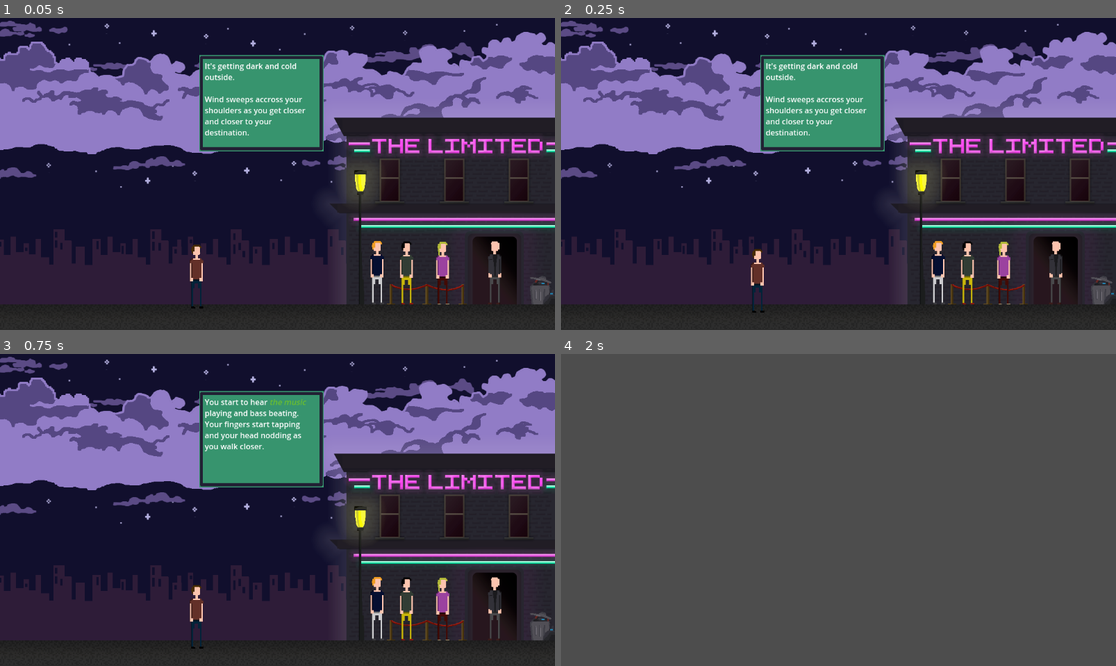
Above: before the commit, frames 1-4 (two rows, left to right).
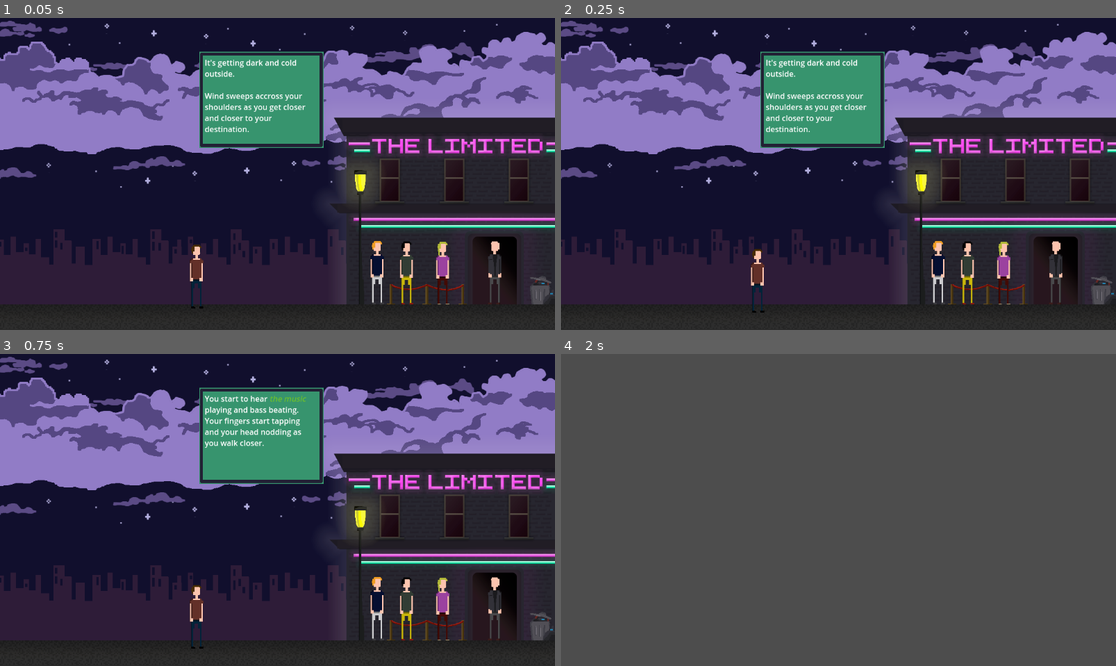
Above: after the commit, the same moments.

Repository: LudumSJB/The-Limited
Game: Godot game, scene res://scenes/root.tscn
Same seed, same stepped clock (60 frames per second), same inputs: the game is played once before the commit and once after it.
Inputs:
- Up to frame 1 (0.05 s): no input
- Up to frame 2 (0.25 s): no input
- Up to frame 3 (0.75 s): tap Enter (ui_accept) at 0.5 s; hold D (right) from 0.53 s (still down); tap Space (action_button) at 0.6 s
- Up to frame 4 (2 s): keep holding D (right); tap Enter (ui_accept) at 0.77, 1.07, 1.25, 1.52, 1.55, 1.82 s; tap N (next_level) at 0.8, 1.35 s

The runs differ from the first frame. In frame 1, 2.0% of the frame differs, in the area x 35-59%, y 10-43%; in frame 2, 2.0%; in frame 3, 2.1%; in frame 4, nothing differs.
Error before the commit: Invalid access of index '2' on a base object of type: 'Array'. (res://scenes/root.tscn::GDScript_vgccy:40)
Error after the commit: Invalid access of index '1' on a base object of type: 'Array[AudioStreamPlayer2D]'. (res://scripts/dialog_system.gd:144)

Commit message:
fix some scripts paths

Diff:
--- a/scenes/dialog_system.tscn
+++ b/scenes/dialog_system.tscn
@@ -10,13 +10,13 @@
 script = ExtResource("1_g4nlg")
 
 [node name="dialogPosition0" type="Node2D" parent="."]
-position = Vector2(543, 177)
+position = Vector2(543, 170)
 
 [node name="dialogPosition2" type="Node2D" parent="."]
-position = Vector2(246, 405)
+position = Vector2(246, 230)
 
 [node name="dialogPosition1" type="Node2D" parent="."]
-position = Vector2(880, 405)
+position = Vector2(880, 230)
 
 [node name="Sprite2D" type="Sprite2D" parent="."]
 position = Vector2(235, 447)
--- a/scenes/level2.tscn
+++ b/scenes/level2.tscn
@@ -1,6 +1,7 @@
 [gd_scene load_steps=9 format=3 uid="uid://ctlw8404m37lt"]
 
 [ext_resource type="Texture2D" uid="uid://b8holljqla57r" path="res://assets/images/background_hotdog.png" id="1_66f5f"]
+[ext_resource type="Script" path="res://scripts/level2.gd" id="1_qstgb"]
 [ext_resource type="PackedScene" uid="uid://bd36h1vyy37d5" path="res://scenes/dialog_system.tscn" id="2_6ig56"]
 [ext_resource type="Texture2D" uid="uid://y8nlnxed1dhu" path="res://assets/images/face_01.png" id="3_5dw1c"]
 [ext_resource type="Texture2D" uid="uid://bxroqdmin4ebs" path="res://assets/images/face_03.png" id="4_qe2ku"]
@@ -8,39 +9,8 @@
 [ext_resource type="PackedScene" uid="uid://b6l61udpegwlt" path="res://scenes/TimingAccuracyBar.tscn" id="6_iaaju"]
 [ext_resource type="AudioStream" uid="uid://wjrks27kv2mn" path="res://assets/sounds/music_placeholder3.wav" id="8_qf0iq"]
 
-[sub_resource type="GDScript" id="GDScript_7cv7a"]
-script/source = "extends Node2D
-
-signal play_minigame
-
-@onready var timing_accuracy_bar = $TimingAccuracyBar
-
-@export var triesToWin: int = 5
-
-var root: Node
-
-
-func _ready():
-	root = get_node(\"..\")
-
-func _on_play_minigame():
-	timing_accuracy_bar.activateMinigame()
-
-
-func _on_timing_accuracy_bar_not_on_time():
-	root.AddScore(-5)
-	pass
-
-
-func _on_timing_accuracy_bar_on_time():
-	triesToWin -= 1
-	root.AddScore(10)
-	if triesToWin == 0:
-		print(\"minigame won! continue.\")
-"
-
 [node name="level2" type="Node2D"]
-script = SubResource("GDScript_7cv7a")
+script = ExtResource("1_qstgb")
 
 [node name="Sprite2D" type="Sprite2D" parent="."]
 position = Vector2(576, 324)
--- a/scenes/player.tscn
+++ b/scenes/player.tscn
@@ -1,51 +1,8 @@
 [gd_scene load_steps=5 format=3 uid="uid://wkjqrijamgh"]
 
 [ext_resource type="Texture2D" uid="uid://p6utjqrntdkq" path="res://assets/images/hero.png" id="1_ejgm5"]
+[ext_resource type="Script" path="res://scripts/player.gd" id="1_wfxt1"]
 [ext_resource type="AudioStream" uid="uid://dap1fkj6cihyr" path="res://assets/sounds/steps.wav" id="3_42w1b"]
-
-[sub_resource type="GDScript" id="GDScript_5512p"]
-script/source = "extends CharacterBody2D
-
-@onready var dialog_system = $\"../dialogSystem\"
-@onready var steps = $steps
-@onready var sprite_2d = $Sprite2D
-
-const SPEED = 200.0
-const JUMP_VELOCITY = -400.0
-
-# Get the gravity from the project settings to be synced with RigidBody nodes.
-var gravity = ProjectSettings.get_setting(\"physics/2d/default_gravity\")
-var root: Node
-
-func _ready():
-	root = get_node(\"../..\")
-
-func _physics_process(delta):
-	# Add the gravity.
-	if not is_on_floor():
-		velocity.y += gravity * delta
-
-	# Handle Jump.
-#	if Input.is_action_just_pressed(\"ui_accept\") and is_on_floor():
-#		velocity.y = JUMP_VELOCITY
-
-	# Get the input direction and handle the movement/deceleration.
-	if !dialog_system.is_active:
-		var direction = Input.get_axis(\"left\", \"right\")
-		if direction:
-			velocity.x = direction * SPEED
-			if !steps.playing:
-				steps.play()
-			if direction < 0:
-				sprite_2d.flip_h = true
-			elif direction > 0:
-				sprite_2d.flip_h = false
-		else:
-			velocity.x = move_toward(velocity.x, 0, SPEED)
-			steps.stop()
-
-	move_and_slide()
-"
 
 [sub_resource type="RectangleShape2D" id="RectangleShape2D_wnjjm"]
 size = Vector2(27, 132)
@@ -53,7 +10,7 @@
 [node name="player" type="CharacterBody2D"]
 collision_layer = 2
 collision_mask = 2
-script = SubResource("GDScript_5512p")
+script = ExtResource("1_wfxt1")
 
 [node name="CollisionShape2D" type="CollisionShape2D" parent="."]
 position = Vector2(-0.5, 0)
--- a/scenes/root.tscn
+++ b/scenes/root.tscn
@@ -1,65 +1,10 @@
 [gd_scene load_steps=3 format=3 uid="uid://cfx40oo0d2mdr"]
 
+[ext_resource type="Script" path="res://scripts/root.gd" id="1_6s4h7"]
 [ext_resource type="PackedScene" uid="uid://b02ncl0w3nne2" path="res://scenes/level1.tscn" id="2_b7jq3"]
 
-[sub_resource type="GDScript" id="GDScript_vgccy"]
-script/source = "extends Node2D
-
-signal change_to_next_scene
-
-@onready var root = $\".\"
-
-var current_level: int = 0
-var levels = [
-	\"level1\",
-	\"level2\"
-]
-
-# store global vars here that need to stay between scenes
-var game_score = 0
-
-
-# Called when the node enters the scene tree for the first time.
-func _ready():
-	pass
-
-
-# Called every frame. 'delta' is the elapsed time since the previous frame.
-func _process(_delta):
-	if Input.is_action_just_pressed(\"exit\"):
-		get_tree().quit()
-
-	if Input.is_action_just_pressed(\"next_level\"):
-		next_level()
-
-func next_level():
-	# change level node to next one
-
-	# remove current level node
-	var levelname = levels[current_level]
-	var levelNode = get_node(levelname)
-	levelNode.queue_free()
-
-	# instantiate next level node
-	current_level += 1
-	levelname = levels[current_level]
-	var new_scene = load(\"res://scenes/\" + levelname + \".tscn\").instantiate()
-	add_child(new_scene)
-	move_child(new_scene, 0)
-
-func _on_change_to_next_scene():
-	next_level()
-
-func AddScore(amount: int):
-	game_score += amount
-
-func GameOver():
-	# TODO: show game over screen.
-	print(\"game over!\")
-"
-
 [node name="root" type="Node2D"]
-script = SubResource("GDScript_vgccy")
+script = ExtResource("1_6s4h7")
 
 [node name="level1" parent="." instance=ExtResource("2_b7jq3")]
 
--- a/scripts/AreaHitter.gd
+++ b/scripts/AreaHitter.gd
@@ -14,7 +14,7 @@
 	pass # Replace with function body.
 
 # Called every frame. 'delta' is the elapsed time since the previous frame.
-func _process(delta):
+func _process(_delta):
 	if is_active:
 		check_if_player_can_hit()
 
--- a/scripts/dialog_system.gd
+++ b/scripts/dialog_system.gd
@@ -32,12 +32,14 @@
 var change_scene_after_dialog_close: bool = false
 var close_dialog_after_dialog_close: bool = false
 var play_minigame_after_dialog_close: bool = false
-var play_sound_index: int = -1
-var play_sound: bool = false
+
+var timeout_press_time = 0.1
+var timeout_press = 0
 
 var root: Node
 
 func _ready():
+	print("_ready")
 	loadDialogs()
 	root = get_node("../..")
 	if showDialogAtSceneStart:
@@ -48,26 +50,28 @@
 	sounds.append(talking_2)
 
 # Called every frame. 'delta' is the elapsed time since the previous frame.
-func _process(_delta):
+func _process(delta):
+	if timeout_press >= 0:
+		timeout_press -= delta
 	if is_active:
-		if Input.is_action_just_released("action_button"):
+		if timeout_press <= 0 && Input.is_action_just_released("action_button"):
+			print("action_button pressed")
 			if change_scene_after_dialog_close:
+				print("change_scene_after_dialog_close")
 				root.emit_signal("change_to_next_scene")
 				change_scene_after_dialog_close = false
 				return
 			if close_dialog_after_dialog_close:
+				print("close_dialog_after_dialog_close")
 				hideText()
 				close_dialog_after_dialog_close = false
 				return
 			if play_minigame_after_dialog_close:
+				print("play_minigame_after_dialog_close")
 				hideText()
 				startMinigame()
 				play_minigame_after_dialog_close = false
 				return
-			if play_sound && play_sound_index != -1:
-				play_sound = false
-				var sound = sounds[play_sound_index]
-				sound.play()
 			nextText()
 
 func startMinigame():
@@ -84,6 +88,8 @@
 	dialogs = obj
 
 func nextText():
+	timeout_press = timeout_press_time
+	print("nextText")
 	current_dialog += 1
 	if current_dialog < dialogs.size():
 		showText(dialogs[current_dialog])
@@ -135,5 +141,6 @@
 			if !dialog.has("sound"):
 				print("no sound set!")
 				return
-			play_sound_index = dialog.sound
-			play_sound = true
+			var sound = sounds[dialog.sound]
+			print("playing sound: ", sound.name)
+			sound.play()
--- /dev/null
+++ b/scripts/level2.gd
@@ -0,0 +1,28 @@
+extends Node2D
+
+signal play_minigame
+
+@onready var timing_accuracy_bar = $TimingAccuracyBar
+
+@export var triesToWin: int = 5
+
+var root: Node
+
+
+func _ready():
+	root = get_node("..")
+
+func _on_play_minigame():
+	timing_accuracy_bar.activateMinigame()
+
+
+func _on_timing_accuracy_bar_not_on_time():
+	root.AddScore(-5)
+	pass
+
+
+func _on_timing_accuracy_bar_on_time():
+	triesToWin -= 1
+	root.AddScore(10)
+	if triesToWin == 0:
+		print("minigame won! continue.")
--- /dev/null
+++ b/scripts/player.gd
@@ -0,0 +1,41 @@
+extends CharacterBody2D
+
+@onready var dialog_system = $"../dialogSystem"
+@onready var steps = $steps
+@onready var sprite_2d = $Sprite2D
+
+const SPEED = 200.0
+const JUMP_VELOCITY = -400.0
+
+# Get the gravity from the project settings to be synced with RigidBody nodes.
+var gravity = ProjectSettings.get_setting("physics/2d/default_gravity")
+var root: Node
+
+func _ready():
+	root = get_node("../..")
+
+func _physics_process(delta):
+	# Add the gravity.
+	if not is_on_floor():
+		velocity.y += gravity * delta
+
+	# Handle Jump.
+#	if Input.is_action_just_pressed("ui_accept") and is_on_floor():
+#		velocity.y = JUMP_VELOCITY
+
+	# Get the input direction and handle the movement/deceleration.
+	if !dialog_system.is_active:
+		var direction = Input.get_axis("left", "right")
+		if direction:
+			velocity.x = direction * SPEED
+			if !steps.playing:
+				steps.play()
+			if direction < 0:
+				sprite_2d.flip_h = true
+			elif direction > 0:
+				sprite_2d.flip_h = false
+		else:
+			velocity.x = move_toward(velocity.x, 0, SPEED)
+			steps.stop()
+
+	move_and_slide()
--- /dev/null
+++ b/scripts/root.gd
@@ -0,0 +1,53 @@
+extends Node2D
+
+signal change_to_next_scene
+
+@onready var root = $"."
+
+var current_level: int = 0
+var levels = [
+	"level1",
+	"level2"
+]
+
+# store global vars here that need to stay between scenes
+var game_score = 0
+
+
+# Called when the node enters the scene tree for the first time.
+func _ready():
+	pass
+
+
+# Called every frame. 'delta' is the elapsed time since the previous frame.
+func _process(_delta):
+	if Input.is_action_just_pressed("exit"):
+		get_tree().quit()
+
+	if Input.is_action_just_pressed("next_level"):
+		next_level()
+
+func next_level():
+	# change level node to next one
+
+	# remove current level node
+	var levelname = levels[current_level]
+	var levelNode = get_node(levelname)
+	levelNode.queue_free()
+
+	# instantiate next level node
+	current_level += 1
+	levelname = levels[current_level]
+	var new_scene = load("res://scenes/" + levelname + ".tscn").instantiate()
+	add_child(new_scene)
+	move_child(new_scene, 0)
+
+func _on_change_to_next_scene():
+	next_level()
+
+func AddScore(amount: int):
+	game_score += amount
+
+func GameOver():
+	# TODO: show game over screen.
+	print("game over!")
